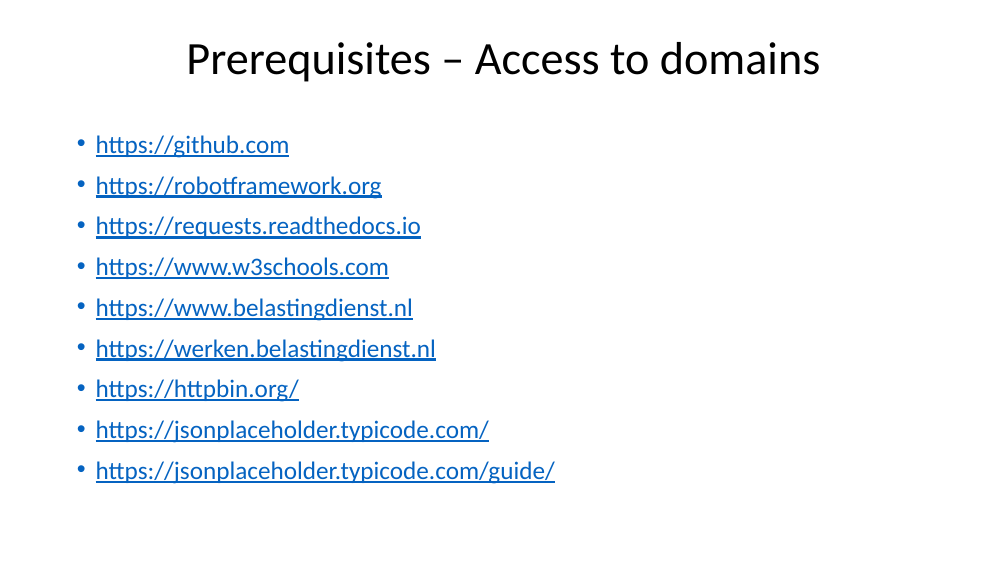
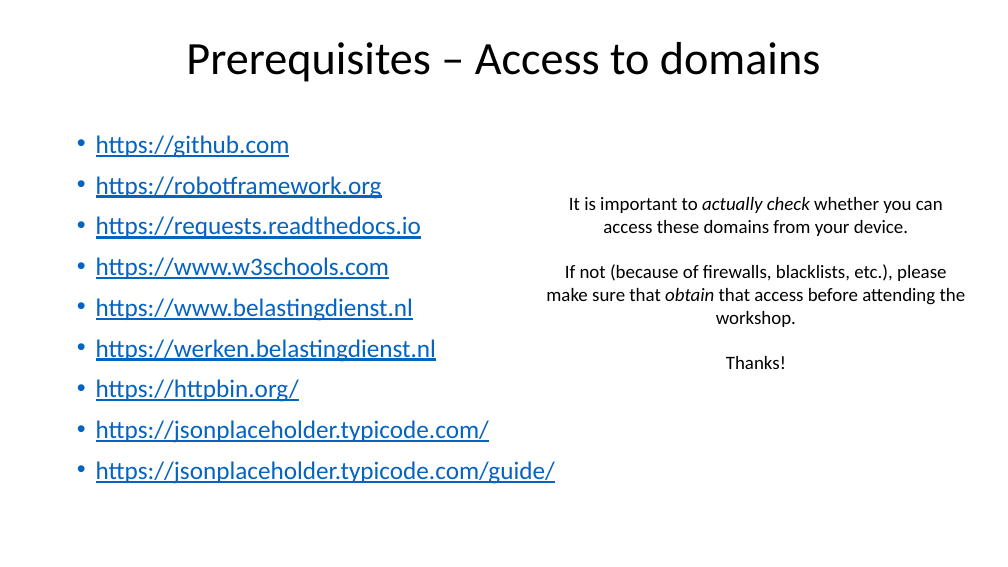
Before and after one commit to LoredanaB/robocon2021, a slide deck: slide 7 of prerequisites/Prerequisites.pptx. Drawn at 1008x567 pixels with LibreOffice and Linux fonts; fonts in the diff are those of the drawing. Boxes give left, top, right and bottom in pixels: in the first picture for what was removed or moved away, otherwise in the second. Text is boxed around its words. In the diff, an @@ line names an element or a change of style, - is before the commit and + after.

Commit message:
Prerequisites.

```diff
--- a/prerequisites/Prerequisites.pptx
+++ b/prerequisites/Prerequisites.pptx
@@ text added at bbox=[546, 197, 966, 369], 18 pt, text #000000 @@
+It is important to actually check whether you can access these domains from your device.
+If not (because of firewalls, blacklists, etc.), please make sure that obtain that access before attending the workshop.
+Thanks!
```
